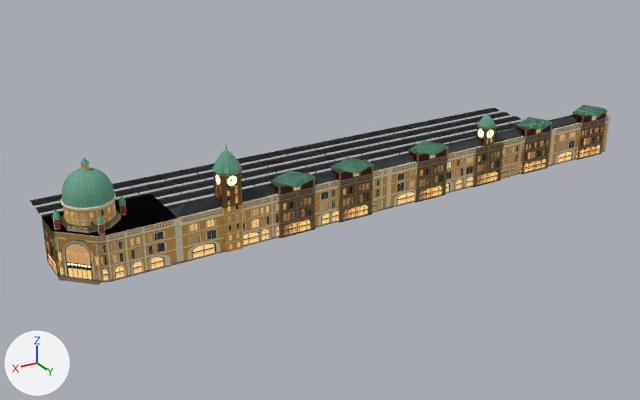
What one commit did to the glTF model melbourne3d/assets/landmarks/flinders-station.glb.
One viewpoint serves both versions: a camera (50 mm lens) standing at (230.0, 335.0, 174.0) and looking at (15.0, -22.0, -4.0). The axes (+X, +Y, +Z) are drawn at lower left. The lights are the same throughout. The first picture is the older version. Where no turn or scale is listed for an object, it has been applied to the vertices. Vertices at exactly the same position are counted once.
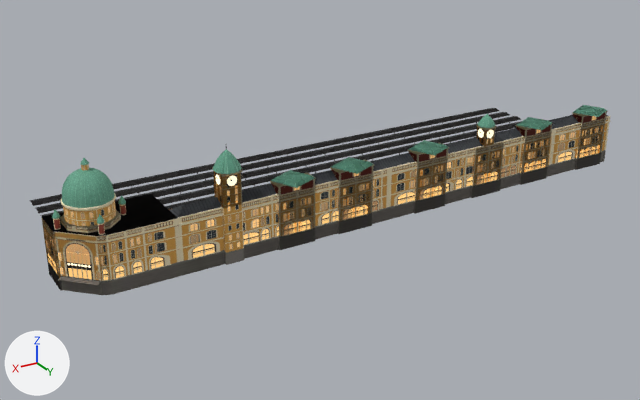
Where the newer file only moved an object's origin or applied its transform, the numbers keep the older frame.

Patch to the scene script:
```diff
--- a/melbourne3d/assets/landmarks/flinders-station.glb.py
+++ b/melbourne3d/assets/landmarks/flinders-station.glb.py
@@ me_mesh_0 @@
 # used by ob_mesh_0; location = (-155.0, 21.4, 0.0)
-me_mesh_0.from_pydata(...)  # 1997 vertices, 2575 faces; spans x 0.0..311.0, y -95.0..0.0, z 0.0..49.0
+me_mesh_0.from_pydata(...)  # 2035 vertices, 2639 faces; spans x 0.0..311.0, y -95.0..0.0, z -6.0..49.0
+# me_mesh_0 part 1
+# 28 vertices are removed from x 278.0..309.0, y -38.0..-7.0, z 26.0
+# 138 faces are deleted
+# 28 vertices are added at x 278.0..309.0, y -38.0..-7.0, z 27.0
+# 38 new vertices lie (0.0, 0.0, -6.0) away from vertices in x 0.0..310.0, y -37.0..-6.0, z 0.0
+# 202 new faces join them
 me_mesh_0.materials.append(mat_fss)
@@ me_mesh_1 @@
 # used by ob_mesh_1; location = (-155.0, 21.4, 0.0)
-me_mesh_1.from_pydata(...)  # 445 vertices, 617 faces; spans x 0.0..310.0, y -37.0..0.0, z 0.0..46.0
+me_mesh_1.from_pydata(...)  # 467 vertices, 649 faces; spans x 0.0..310.0, y -37.0..0.0, z -6.0..46.0
+# me_mesh_1 part 2
+# 7 faces are deleted
+# 22 new vertices lie (0.0, 0.0, -6.0) away from vertices in x 0.0..310.0, y -37.0..-6.0, z 0.0
+# 39 new faces join them
 me_mesh_1.materials.append(mat_fss)
```

Pixel boxes (x1, y1, x2, y2) of what changed, in the pictures (640 x 400 px; the box of a moved part takes in the faces that stretch with it):
'Mesh_0', reshaped: before (30, 105, 611, 285); after (30, 105, 611, 295)
'Mesh_1', reshaped (8% taller): before (42, 114, 610, 278); after (42, 116, 610, 294)
part 1 of me_mesh_0, moved or reshaped: before (52, 116, 610, 249); after (48, 116, 610, 295)
part 2 of me_mesh_1, built on: after (111, 151, 606, 294)
